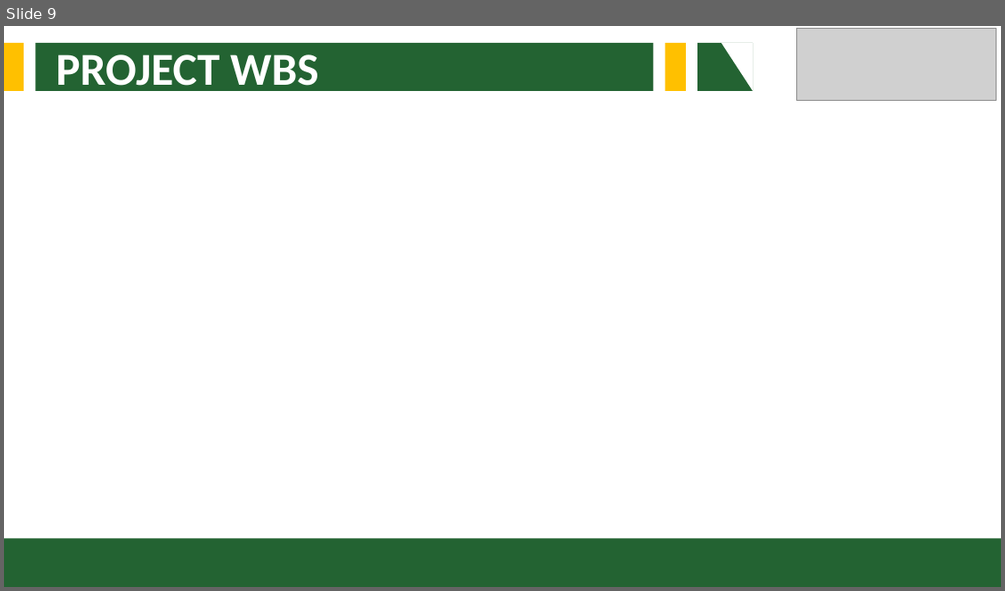
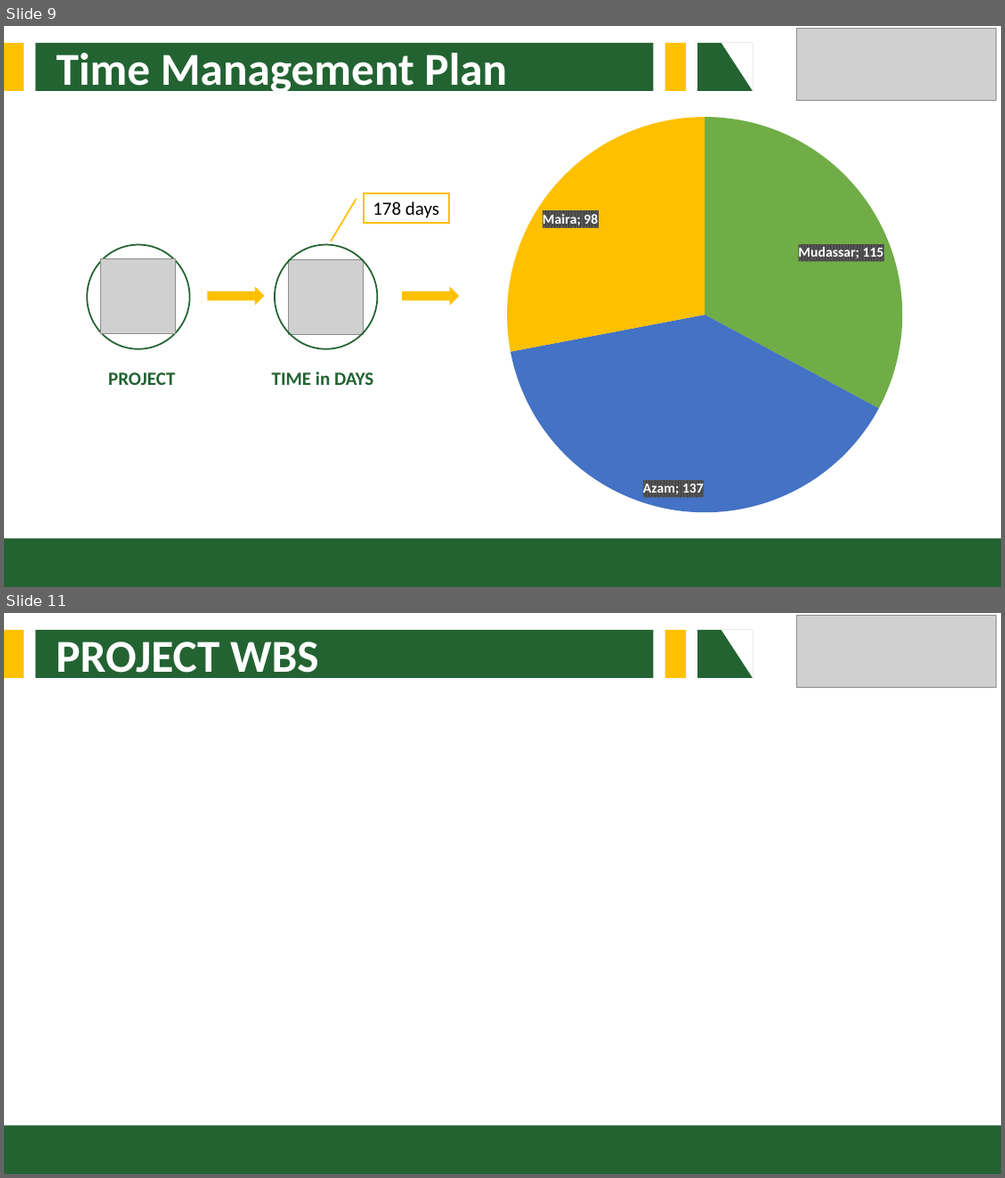
Before and after one commit to Mudassar045/learningvscode, a slide deck: final-project-presentation.pptx. Shown one above the other, each under a label of ours: slide 9 before the commit, slides 9 and 11 after it; the slides between them are not shown. The pictures are 1005x591 and 1005x1178 pixels, drawn with LibreOffice and Linux fonts; fonts in the diff are those of the drawing; grey boxes stand for pictures. Boxes give left, top, right and bottom in pixels: in the first picture for what was removed or moved away, otherwise in the second. Text is boxed around its words. In the diff, an @@ line names an element or a change of style, - is before the commit and + after.

```diff
--- a/final-project-presentation.pptx
+++ b/final-project-presentation.pptx
@@ slide 9 added at (4, 26, 1001, 587), background #FFFFFF @@
@@ rectangle added at (4, 42, 24, 90), fill #FFC000 @@
@@ rectangle added at (35, 42, 653, 90), fill #236332 @@
@@ rectangle added at (665, 42, 686, 90), fill #FFC000 @@
@@ rectangle added at (698, 42, 753, 90), fill #236332 @@
@@ right triangle added at (721, 42, 752, 90), fill #FFFFFF @@
@@ picture added at (797, 29, 996, 100) @@
@@ text added at (57, 53, 507, 95), 44 pt, text #FFFFFF, bold @@
+Time Management Plan
@@ pie chart added at (445, 107, 965, 523) @@
+categories: Mudassar, Azam, Maira
+Series 1: 115, 137, 98
@@ border callout added at (364, 192, 450, 223), outline #FFC000 1.5 pt, 18 pt, text #000000 @@
+178 days
@@ ellipse added at (87, 244, 189, 349), outline #236332 1.5 pt @@
@@ picture added at (101, 258, 176, 333) @@
@@ ellipse added at (275, 244, 377, 349), outline #236332 1.5 pt @@
@@ picture added at (289, 259, 364, 334) @@
@@ right arrow added at (208, 286, 264, 305), fill #FFC000 @@
@@ right arrow added at (402, 286, 459, 305), fill #FFC000 @@
@@ text added at (108, 372, 175, 385), 18 pt, text #236332, bold @@
+PROJECT
@@ text added at (272, 371, 373, 385), 18 pt, text #236332, bold @@
+TIME in DAYS
@@ rectangle added at (4, 539, 1001, 587), fill #236332 @@
@@ what was slide 9 is now slide 11 @@
```
Also in this commit, not shown: 2 slides changed, 2 other slides added, 1 slide removed.
